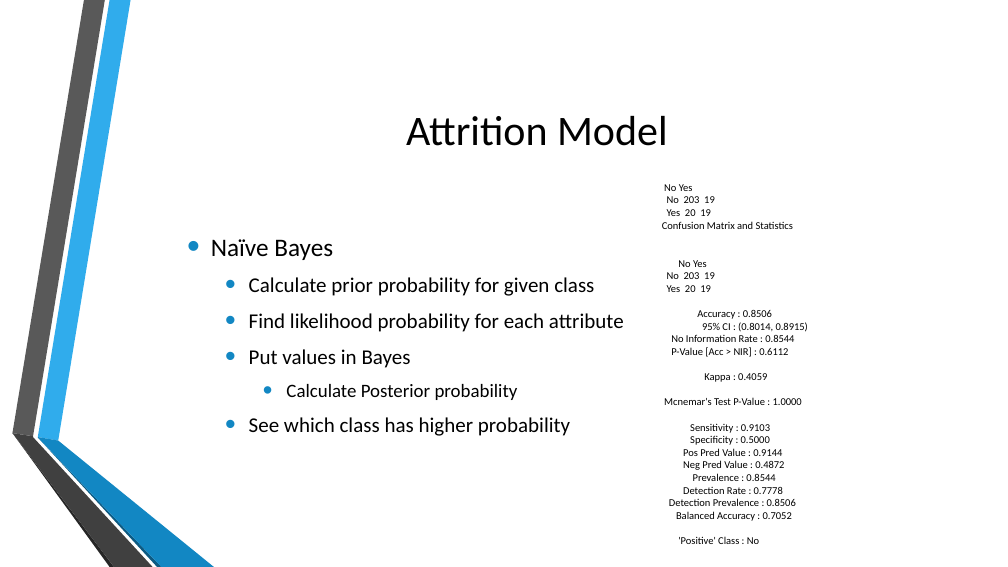
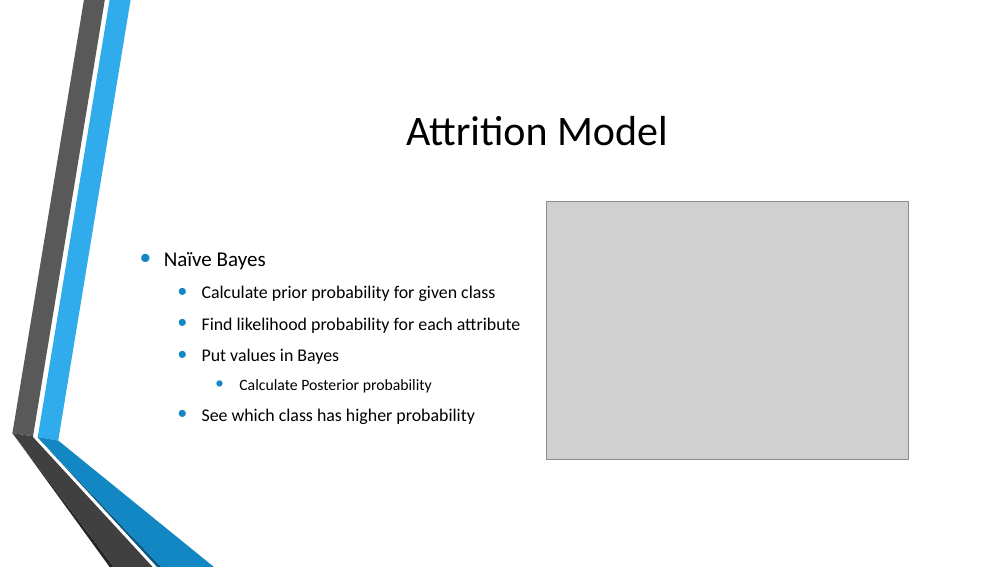
Before and after one commit to jherbaugh/CaseStudy2DDS, a slide deck: slide 9 of DDS Analytics Presentation.pptx (slide 8 before the commit). Drawn at 1008x567 pixels with LibreOffice and Linux fonts; fonts in the diff are those of the drawing; grey boxes stand for pictures. Boxes give left, top, right and bottom in pixels: in the first picture for what was removed or moved away, otherwise in the second. Text is boxed around its words. In the diff, an @@ line names an element or a change of style, - is before the commit and + after.

```diff
--- a/DDS Analytics Presentation.pptx
+++ b/DDS Analytics Presentation.pptx
@@ picture added at (547,202,908,461) @@
@@ text removed at (662,184,808,544) @@
-No Yes
-No 203 19
-Yes 20 19
-Confusion Matrix and Statistics
-No Yes
-No 203 19
-Yes 20 19
-Accuracy : 0.8506
-95% CI : (0.8014, 0.8915)
-No Information Rate : 0.8544
-P-Value [Acc > NIR] : 0.6112
-Kappa : 0.4059
-Mcnemar's Test P-Value : 1.0000
-Sensitivity : 0.9103
-Specificity : 0.5000
-Pos Pred Value : 0.9144
-Neg Pred Value : 0.4872
-Prevalence : 0.8544
-Detection Rate : 0.7778
-Detection Prevalence : 0.8506
-Balanced Accuracy : 0.7052
-'Positive' Class : No
@@ text "Naïve Bayes": place and size @@
-text "Naïve Bayes" at (211,239,624,436)
+text "Naïve Bayes" at (164,252,521,424)
@@ text "Naïve Bayes" at (164,252,521,424): size 24 to 20 pt in "Naïve Bayes"; size 20 to 17 pt in "Calculate prior probability for given class", "Find likelihood probability for each attribute", "Put values in Bayes", "See which class has higher probability"; size 18 to 15 pt in "Calculate Posterior probability" @@
```
Also in this commit, not shown: 11 other slides changed, 3 slides added, 3 slides removed, 2 other files.
